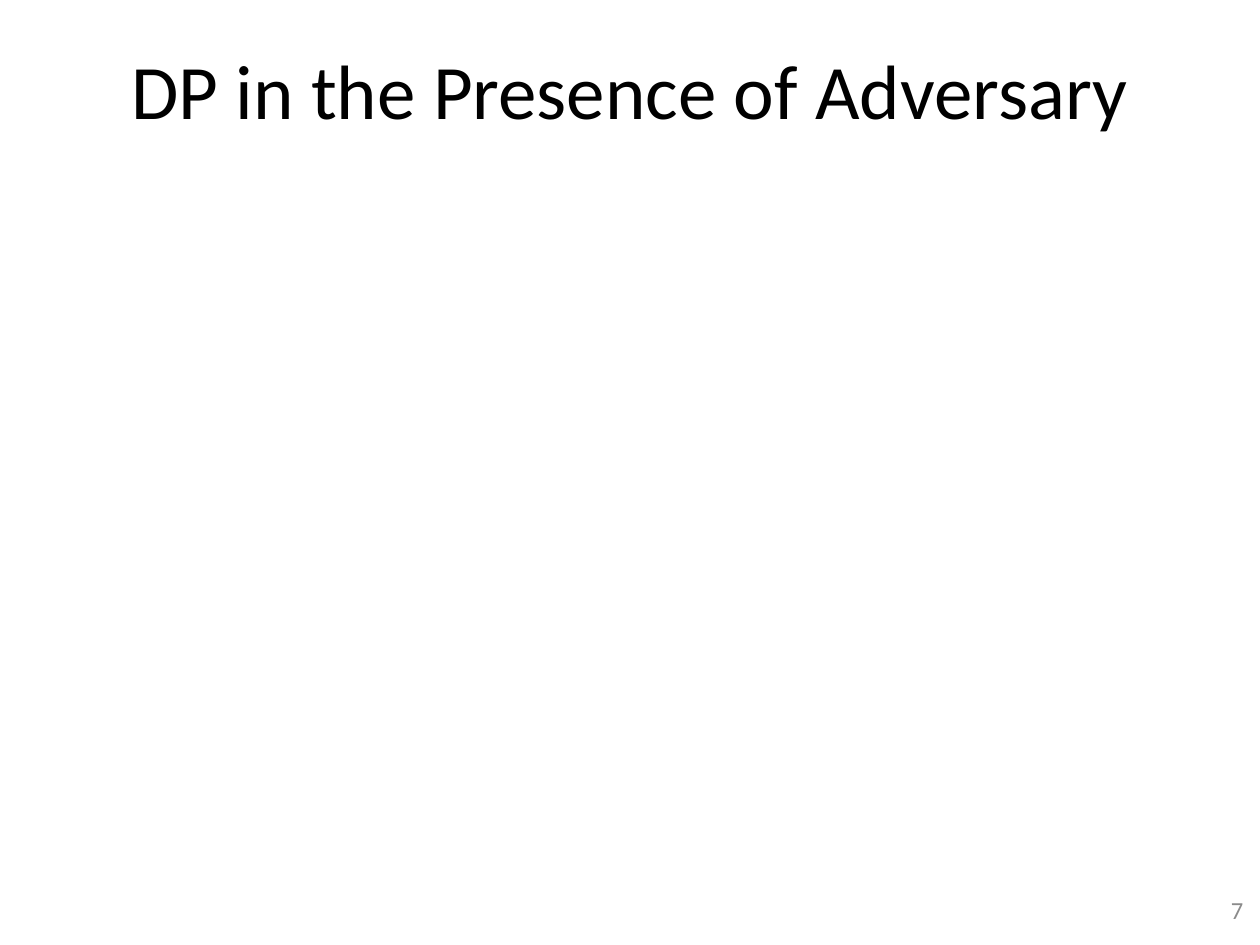
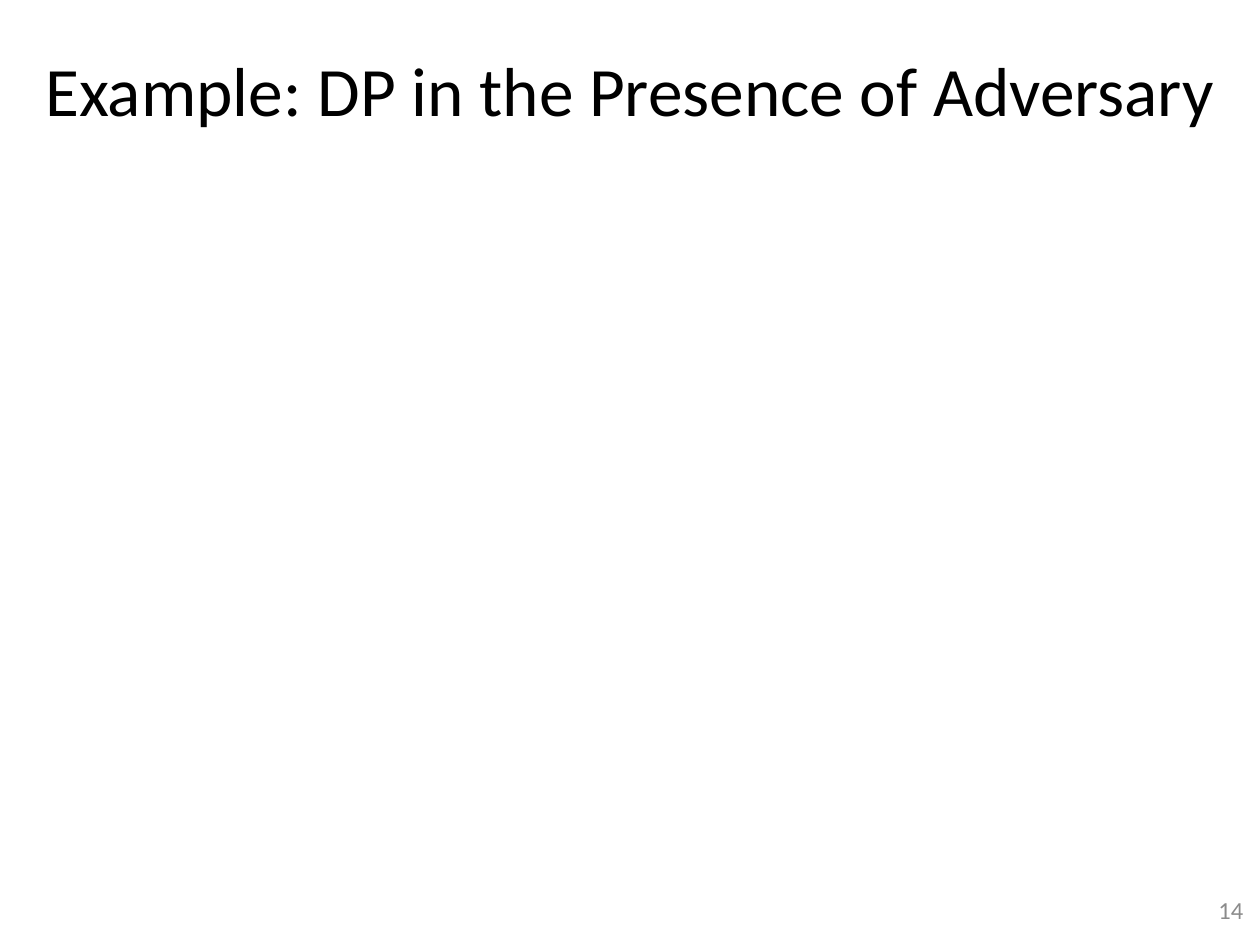
Before and after one commit to gulaoshi/gu.github.io, a slide deck: slide 14 of AdvOS/PPT+papers/Gu-DiffPriv.pptx (slide 7 before the commit). Drawn at 1260x945 pixels with LibreOffice and Linux fonts; fonts in the diff are those of the drawing; grey boxes stand for pictures. Boxes give left, top, right and bottom in pixels: in the first picture for what was removed or moved away, otherwise in the second. Text is boxed around its words. In the diff, an @@ line names an element or a change of style, - is before the commit and + after.

```diff
--- a/AdvOS/PPT+papers/Gu-DiffPriv.pptx
+++ b/AdvOS/PPT+papers/Gu-DiffPriv.pptx
@@ title at <box>45,68,1214,128</box>: text changed; size 44 to 39.6 pt @@
-DP in the Presence of Adversary
+Example: DP in the Presence of Adversary
@@ page number at <box>1218,903,1243,919</box>: text changed @@
-7
+14
```
Also in this commit, not shown: 5 other slides changed, 7 slides added, 1 slide removed.
